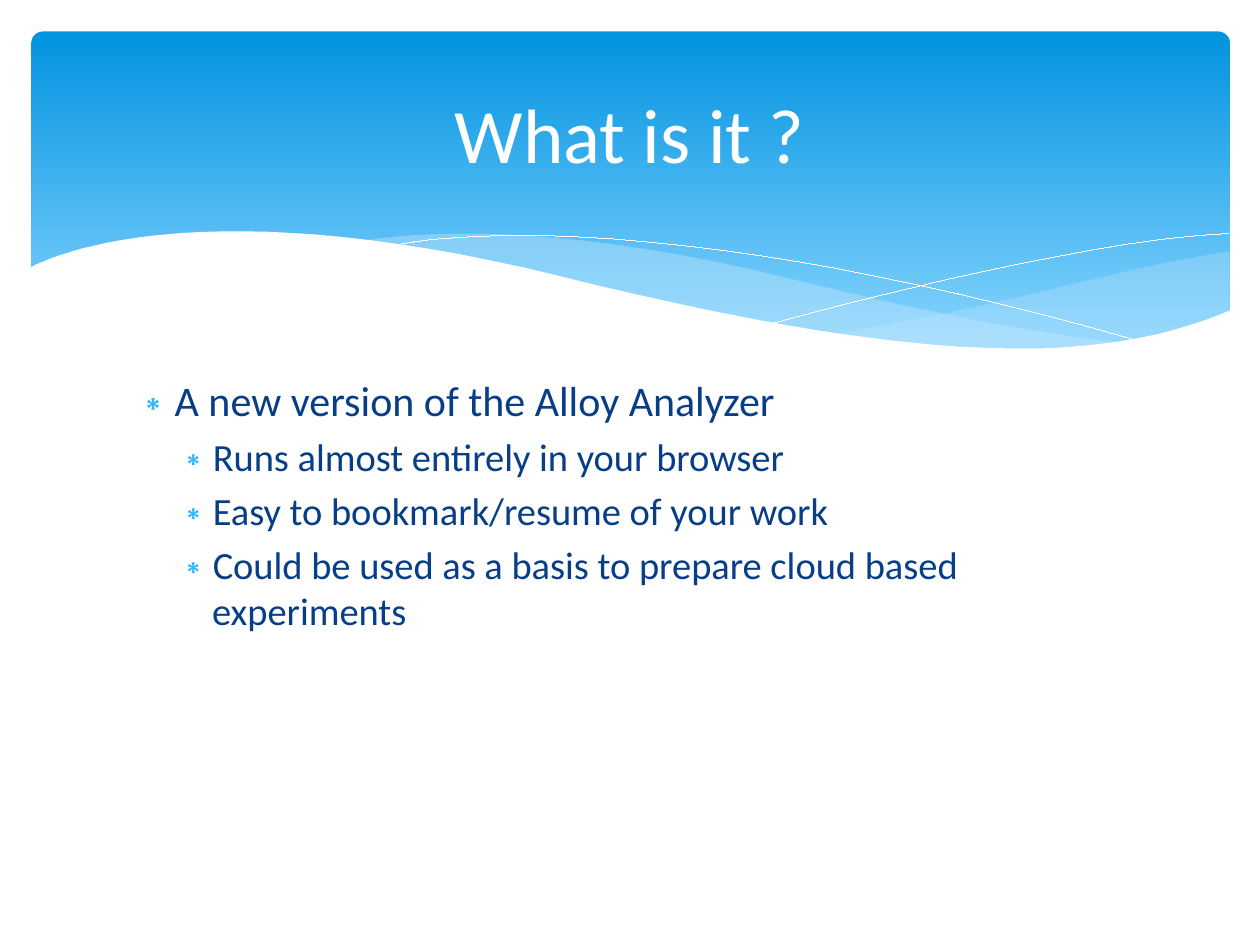
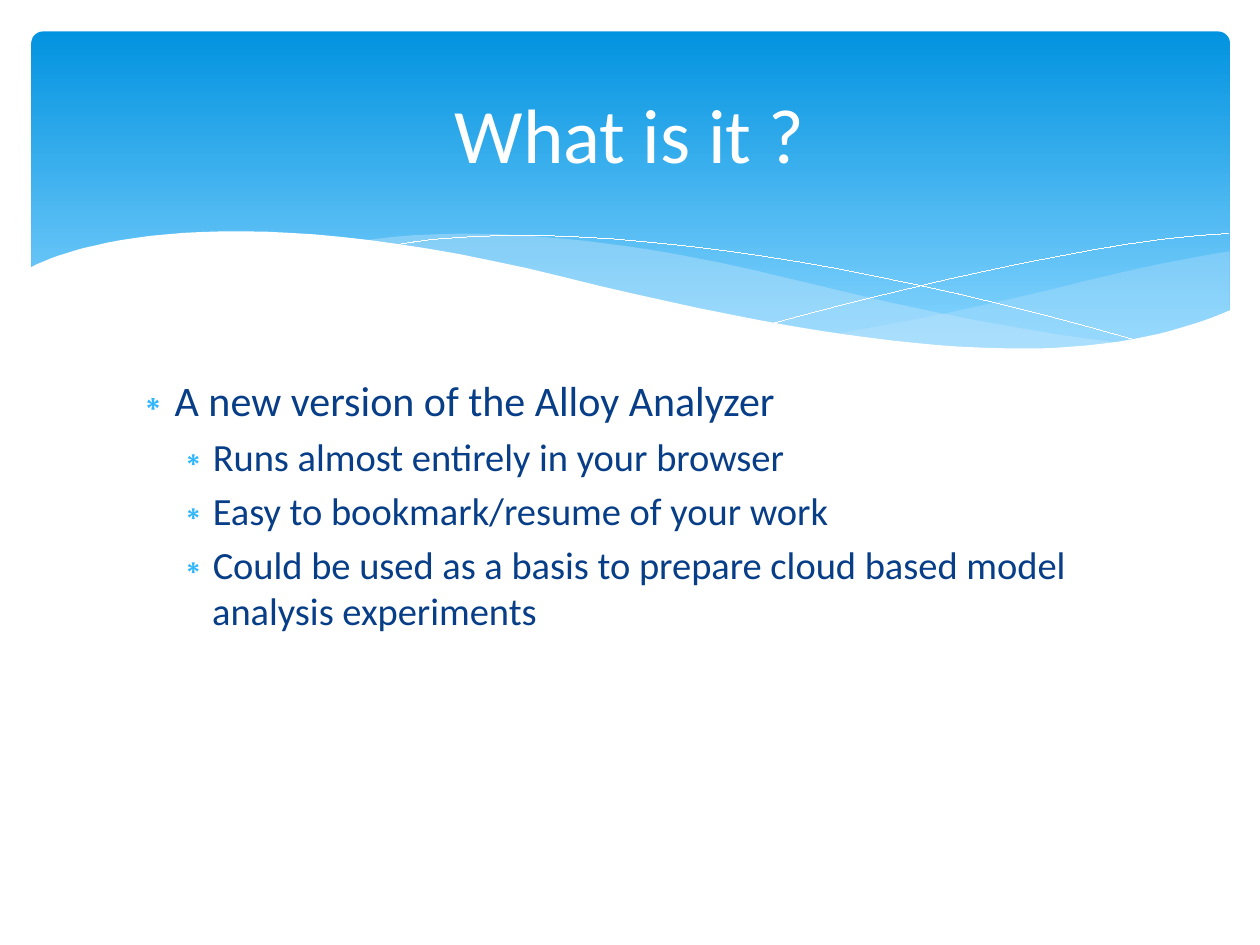
Before and after one commit to xgillard/web_alloy, a slide deck: slide 2 of documentation/GettingStarted.pptx. Drawn at 1260x945 pixels with LibreOffice and Linux fonts; fonts in the diff are those of the drawing. Boxes give left, top, right and bottom in pixels: in the first picture for what was removed or moved away, otherwise in the second. Text is boxed around its words. In the diff, an @@ line names an element or a change of style, - is before the commit and + after.

```diff
--- a/documentation/GettingStarted.pptx
+++ b/documentation/GettingStarted.pptx
@@ text at <box>212,552,1065,632</box>: text changed @@
-  ∗ Could be used as a basis to prepare cloud based experiments
+  ∗ Could be used as a basis to prepare cloud based model analysis experiments
```
Also in this commit, not shown: 2 other slides changed, 13 slides added.
